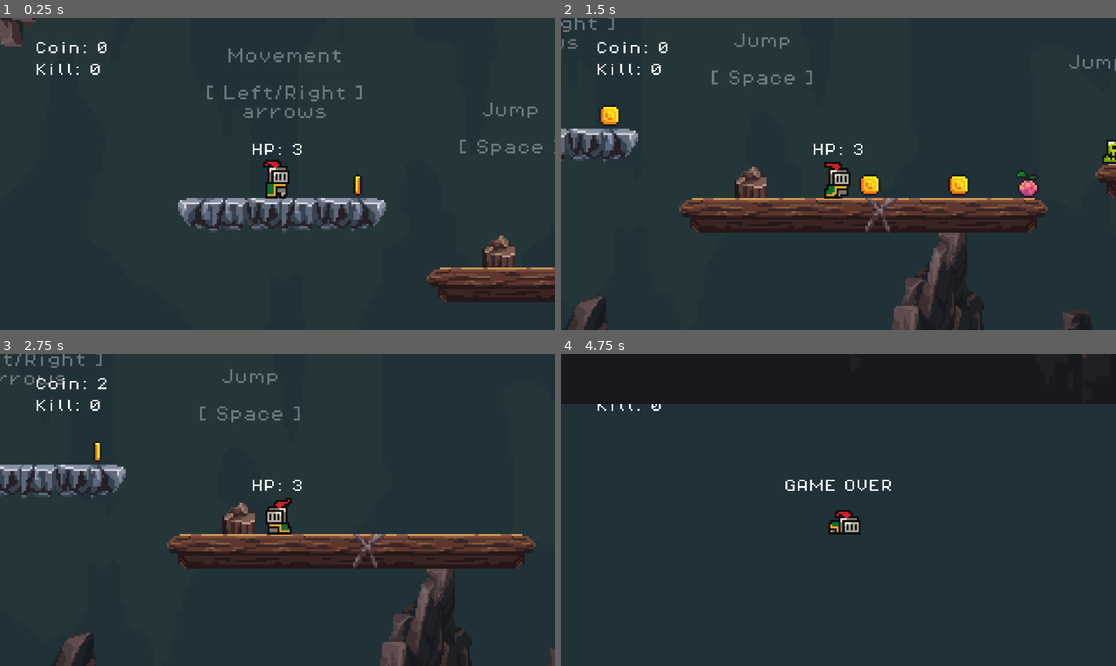
Above: before the commit, frames 1-4 (two rows, left to right).
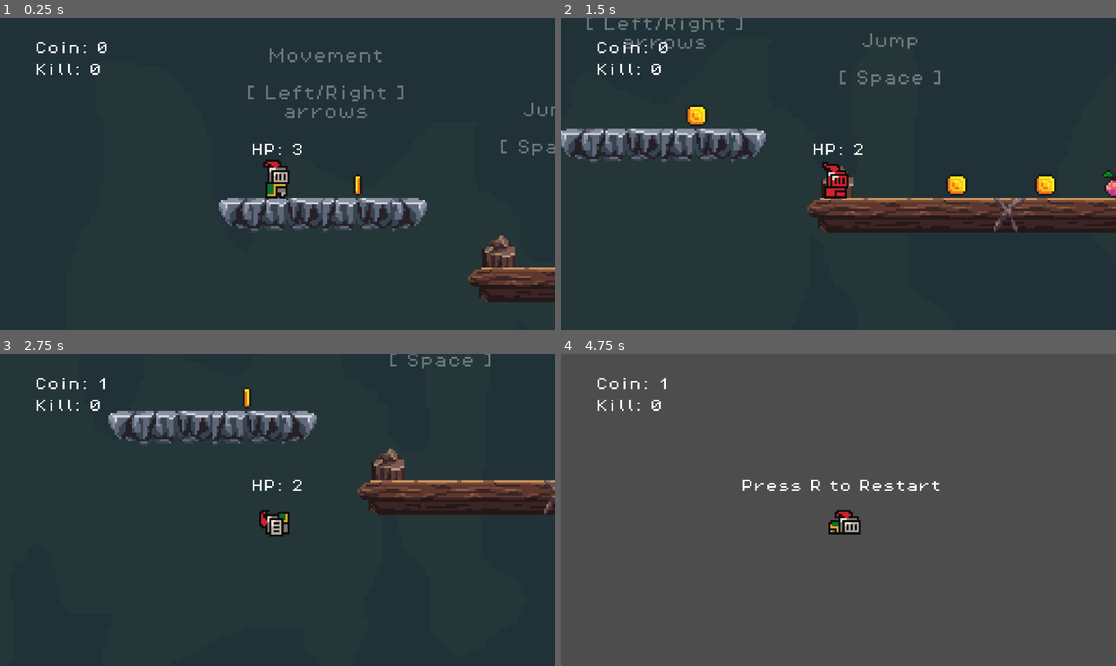
Above: after the commit, the same moments.

Repository: YouRunOut/2d-platformer
Game: Godot game, scene res://src/Scenes/level_1.tscn
Same seed, same stepped clock (60 frames per second), same inputs: the game is played once before the commit and once after it.
Inputs:
- Up to frame 1 (0.25 s): no input
- Up to frame 2 (1.5 s): tap Enter (ui_accept) at 0.5, 0.77 s; hold Right (ui_right) from 0.53 s (still down)
- Up to frame 3 (2.75 s): tap Enter (ui_accept) at 1.52 s; release Right (ui_right) at 2.03 s; hold Left (ui_left) from 2.03 s (still down)
- Up to frame 4 (4.75 s): release Left (ui_left) at 2.78 s; hold Right (ui_right) 2.78-4.28 s; tap Enter (ui_accept) at 3.02, 3.77, 4.52 s; hold Left (ui_left) from 4.28 s (still down)

The runs differ from the first frame. In frame 1, 5.5% of the frame differs, in the area x 0-100%, y 0-92%; in frame 2, 13%; in frame 3, 16%; in frame 4, 100%, in the area x 0-100%, y 0-100%.

Commit message:
Revert "lil fix"
This reverts commit e7b830a50b5de771263a3d8528c44d7ca80af449.

Diff:
--- a/src/Scenes/level_1.tscn
+++ b/src/Scenes/level_1.tscn
@@ -966,38 +966,35 @@
 volume_db = -13.868
 autoplay = true
 
+[node name="Parallax2D" type="Parallax2D" parent="."]
+scroll_offset = Vector2(10, 84)
+
+[node name="ParallaxBackground" type="ParallaxBackground" parent="Parallax2D"]
+
+[node name="ParallaxLayer" type="ParallaxLayer" parent="Parallax2D/ParallaxBackground"]
+motion_scale = Vector2(1.2, 1.2)
+
+[node name="TextureRect" type="TextureRect" parent="Parallax2D/ParallaxBackground/ParallaxLayer"]
+offset_left = -407.0
+offset_top = -470.0
+offset_right = 1663.0
+offset_bottom = 565.0
+texture = ExtResource("2_s3txp")
+
+[node name="ParallaxLayer2" type="ParallaxLayer" parent="Parallax2D/ParallaxBackground"]
+motion_scale = Vector2(0.5, 0.5)
+
+[node name="TextureRect" type="TextureRect" parent="Parallax2D/ParallaxBackground/ParallaxLayer2"]
+offset_left = -276.0
+offset_top = -367.0
+offset_right = 1794.0
+offset_bottom = 668.0
+scale = Vector2(0.89066124, 0.89066124)
+texture = ExtResource("1_orotn")
+
 [node name="TileMapLayer" type="TileMapLayer" parent="."]
-position = Vector2(-19, 0)
 tile_map_data = PackedByteArray("AAD//wAAAAAhAA8AAAAAAAAAAAAiAA8AAAABAAAAAAAkAA8AAAACAAAAAAAiAA8AAAADAAAAAAAkAA8AAAAEAA …(1936 unchanged characters)…
 tile_set = SubResource("TileSet_vta6r")
-
-[node name="Parallax2D" type="Parallax2D" parent="."]
-scroll_offset = Vector2(-128, 88)
-
-[node name="ParallaxBackground" type="ParallaxBackground" parent="Parallax2D"]
-
-[node name="ParallaxLayer" type="ParallaxLayer" parent="Parallax2D/ParallaxBackground"]
-motion_scale = Vector2(0.7, 0.7)
-motion_mirroring = Vector2(2070, 0)
-
-[node name="TextureRect" type="TextureRect" parent="Parallax2D/ParallaxBackground/ParallaxLayer"]
-offset_left = -889.0
-offset_top = -493.0
-offset_right = 1181.0
-offset_bottom = 542.0
-texture = ExtResource("2_s3txp")
-
-[node name="ParallaxLayer2" type="ParallaxLayer" parent="Parallax2D/ParallaxBackground"]
-position = Vector2(-19, 0)
-motion_mirroring = Vector2(828, 0)
-
-[node name="TextureRect" type="TextureRect" parent="Parallax2D/ParallaxBackground/ParallaxLayer2"]
-offset_left = -190.0
-offset_top = -189.0
-offset_right = 1880.0
-offset_bottom = 846.0
-scale = Vector2(0.4, 0.4)
-texture = ExtResource("1_orotn")
 
 [node name="damageObj" parent="." instance=ExtResource("3_vta6r")]
 position = Vector2(113, 25)
@@ -1035,9 +1032,9 @@
 [node name="Label" type="Label" parent="."]
 self_modulate = Color(1, 1, 1, 0.3372549)
 z_index = -1
-offset_left = -36.0
+offset_left = -17.0
 offset_top = -69.0
-offset_right = 186.0
+offset_right = 205.0
 offset_bottom = 4.0
 scale = Vector2(0.4525913, 0.4525913)
 text = "Movement
@@ -1049,9 +1046,9 @@
 [node name="Label2" type="Label" parent="."]
 self_modulate = Color(1, 1, 1, 0.3372549)
 z_index = -1
-offset_left = 68.0
+offset_left = 87.0
 offset_top = -44.0
-offset_right = 290.0
+offset_right = 309.0
 offset_bottom = 10.0
 scale = Vector2(0.4525913, 0.4525913)
 text = "Jump
@@ -1062,15 +1059,10 @@
 [node name="Label3" type="Label" parent="."]
 self_modulate = Color(1, 1, 1, 0.3372549)
 z_index = -1
-offset_left = 258.99997
-offset_top = -34.0
-offset_right = 484.99997
-offset_bottom = -18.0
+offset_left = 325.0
+offset_top = -37.999996
+offset_right = 551.0
+offset_bottom = -21.999996
 scale = Vector2(0.4525913, 0.4525913)
 text = "Jump on the enemy"
 horizontal_alignment = 1
-
-[node name="Background4a" type="Sprite2D" parent="."]
-position = Vector2(599, -9)
-scale = Vector2(2.135894, 2.135894)
-texture = ExtResource("1_orotn")
Not shown, changed: export/Knight2D.exe
